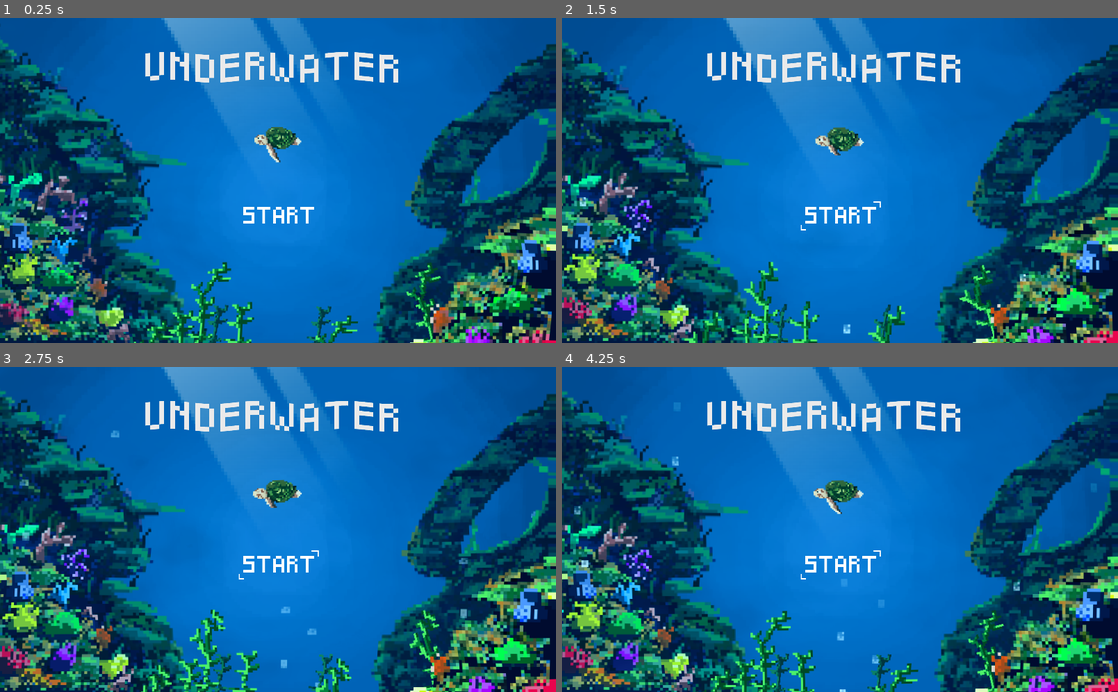
Above: before the commit, frames 1-4 (two rows, left to right).
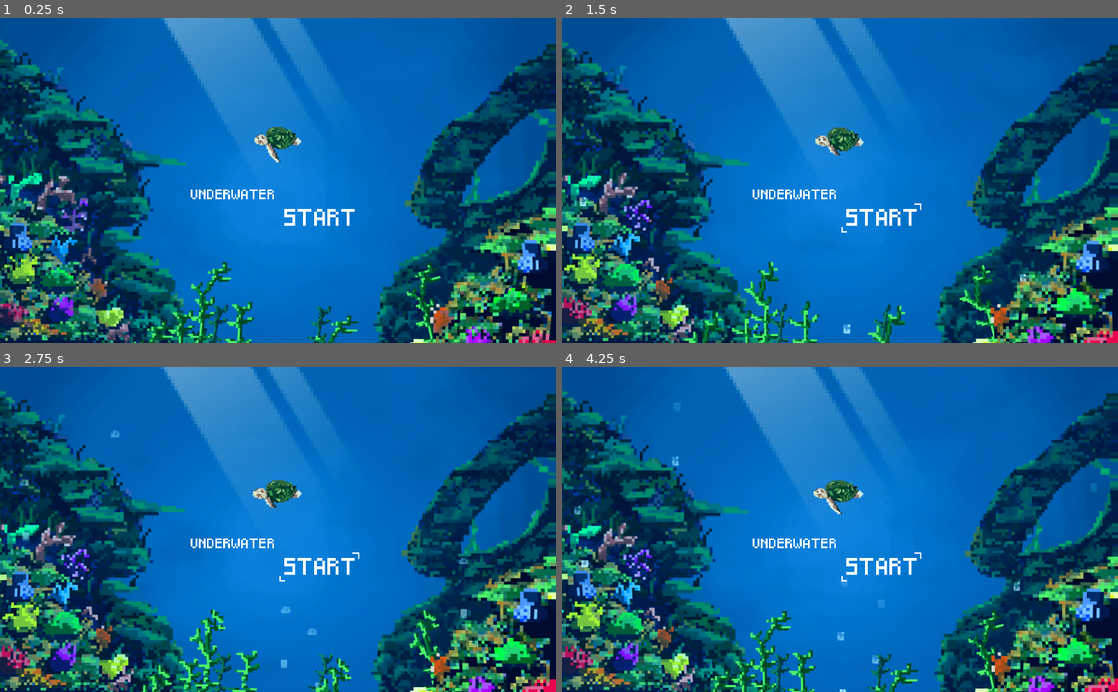
Above: after the commit, the same moments.

Repository: Gerchis/JamTeamSeas
Game: Godot game, scene res://Scenes/MainMenu/MainMenu.tscn
The game is run twice, just before and just after one commit, with the same random seed, the same clock (stepped at 60 frames per second) and the same inputs.
Inputs (mouse positions are in pixels of both pictures, inside the frame that each line leads up to; where the layout moved, square brackets give the same spot in the first picture):
- Up to frame 1 (0.25 s): no input
- Up to frame 2 (1.5 s): click (878, 219) [840, 216] at 0.5 s; click (878, 219) [840, 216] at 1.25 s
- Up to frame 3 (2.75 s): click (316, 568) [278, 565] at 2 s
- Up to frame 4 (4.25 s): no input

The runs differ from the first frame. In frame 1, 2.6% of the frame differs, in the area x 15-100%, y 10-99%; in frame 2, 2.5%; in frame 3, 2.5%; in frame 4, 2.6%.

Commit message:
titulo

Diff:
--- a/Scenes/MainMenu/MainMenu.tscn
+++ b/Scenes/MainMenu/MainMenu.tscn
@@ -10,7 +10,7 @@
 [ext_resource path="res://Sprites/Seaweed/AnimationSeaWeed_003.png" type="Texture" id=8]
 [ext_resource path="res://Sprites/Seaweed/AnimationSeaWeed_002.png" type="Texture" id=9]
 [ext_resource path="res://shader/WaterBackground.tres" type="Material" id=10]
-[ext_resource path="res://Sprites/Title/TitleSpriteSheet_001.png" type="Texture" id=11]
+[ext_resource path="res://Sprites/Title/TitleUnderwater_001.png" type="Texture" id=11]
 [ext_resource path="res://Sprites/LightSea/LigthSea_001.png" type="Texture" id=12]
 [ext_resource path="res://Sprites/Turtle/IdleSpriteSheetTurtle_001.png" type="Texture" id=13]
 [ext_resource path="res://shader/WaterDistortion.tres" type="Material" id=14]
@@ -245,58 +245,28 @@
 "values": [ 0, 1, 2 ]
 }
 
-[sub_resource type="StyleBoxTexture" id=12]
-texture = ExtResource( 17 )
-region_rect = Rect2( 0, 0, 545, 223 )
-
-[sub_resource type="StyleBoxTexture" id=13]
-texture = ExtResource( 16 )
-region_rect = Rect2( 0, 0, 545, 223 )
-
-[sub_resource type="StyleBoxFlat" id=22]
-bg_color = Color( 0.6, 0.6, 0.6, 0 )
-
-[sub_resource type="StyleBoxTexture" id=14]
-texture = ExtResource( 15 )
-region_rect = Rect2( 0, 0, 545, 223 )
-
-[sub_resource type="AtlasTexture" id=15]
-flags = 4
-atlas = ExtResource( 11 )
-region = Rect2( 0, 244, 1254, 244 )
-
-[sub_resource type="AtlasTexture" id=16]
-flags = 4
-atlas = ExtResource( 11 )
-region = Rect2( 0, 488, 1254, 244 )
-
-[sub_resource type="AtlasTexture" id=17]
-flags = 4
-atlas = ExtResource( 11 )
-region = Rect2( 0, 732, 1254, 244 )
-
-[sub_resource type="AtlasTexture" id=18]
-flags = 4
-atlas = ExtResource( 11 )
-region = Rect2( 0, 976, 1254, 244 )
-
-[sub_resource type="AtlasTexture" id=19]
-flags = 4
-atlas = ExtResource( 11 )
-region = Rect2( 0, 732, 1254, 244 )
-
-[sub_resource type="AtlasTexture" id=20]
-flags = 4
-atlas = ExtResource( 11 )
-region = Rect2( 0, 488, 1254, 244 )
-
-[sub_resource type="SpriteFrames" id=21]
+[sub_resource type="SpriteFrames" id=22]
 animations = [ {
-"frames": [ SubResource( 15 ), SubResource( 16 ), SubResource( 17 ), SubResource( 18 ), SubResource( 19 ), SubResource( 20 ) ],
+"frames": [ ExtResource( 11 ) ],
 "loop": true,
 "name": "default",
 "speed": 5.0
 } ]
+
+[sub_resource type="StyleBoxTexture" id=12]
+texture = ExtResource( 17 )
+region_rect = Rect2( 0, 0, 545, 223 )
+
+[sub_resource type="StyleBoxTexture" id=13]
+texture = ExtResource( 16 )
+region_rect = Rect2( 0, 0, 545, 223 )
+
+[sub_resource type="StyleBoxFlat" id=14]
+bg_color = Color( 0.6, 0.6, 0.6, 0 )
+
+[sub_resource type="StyleBoxTexture" id=15]
+texture = ExtResource( 15 )
+region_rect = Rect2( 0, 0, 545, 223 )
 
 [node name="MainMenu" type="Control"]
 anchor_right = 1.0
@@ -496,7 +466,7 @@
 
 [node name="WaterEffect_02" type="Sprite" parent="."]
 material = ExtResource( 14 )
-position = Vector2( 517.377, 306.453 )
+position = Vector2( 520.377, 306.453 )
 scale = Vector2( 0.567629, 0.574089 )
 texture = ExtResource( 3 )
 
@@ -504,26 +474,25 @@
 position = Vector2( 559.201, 325.395 )
 scale = Vector2( 0.610417, 0.62963 )
 texture = ExtResource( 12 )
+
+[node name="Title_01" type="AnimatedSprite" parent="."]
+position = Vector2( 428.818, 326.103 )
+scale = Vector2( 0.2, 0.2 )
+frames = SubResource( 22 )
 
 [node name="Button" type="Button" parent="."]
 anchor_left = 0.5
 anchor_top = 0.5
 anchor_right = 0.5
 anchor_bottom = 0.5
-margin_left = -81.5
-margin_top = 30.5356
-margin_right = 81.5
-margin_bottom = 99.5356
+margin_left = -5.87158
+margin_top = 35.2209
+margin_right = 157.128
+margin_bottom = 104.221
 custom_styles/hover = SubResource( 12 )
 custom_styles/pressed = SubResource( 13 )
-custom_styles/focus = SubResource( 22 )
-custom_styles/normal = SubResource( 14 )
+custom_styles/focus = SubResource( 14 )
+custom_styles/normal = SubResource( 15 )
 __meta__ = {
 "_edit_use_anchors_": false
 }
-
-[node name="Title_01" type="AnimatedSprite" parent="."]
-position = Vector2( 500.857, 90.7563 )
-scale = Vector2( 0.4, 0.4 )
-frames = SubResource( 21 )
-frame = 2
Not shown: 1 places in Scenes/MainMenu/MainMenu.tscn that only renumber resources
Binary file added: Sprites/Title/TitleUnderwater_001.png
Not shown, added: Sprites/Title/TitleUnderwater_001.png.import
